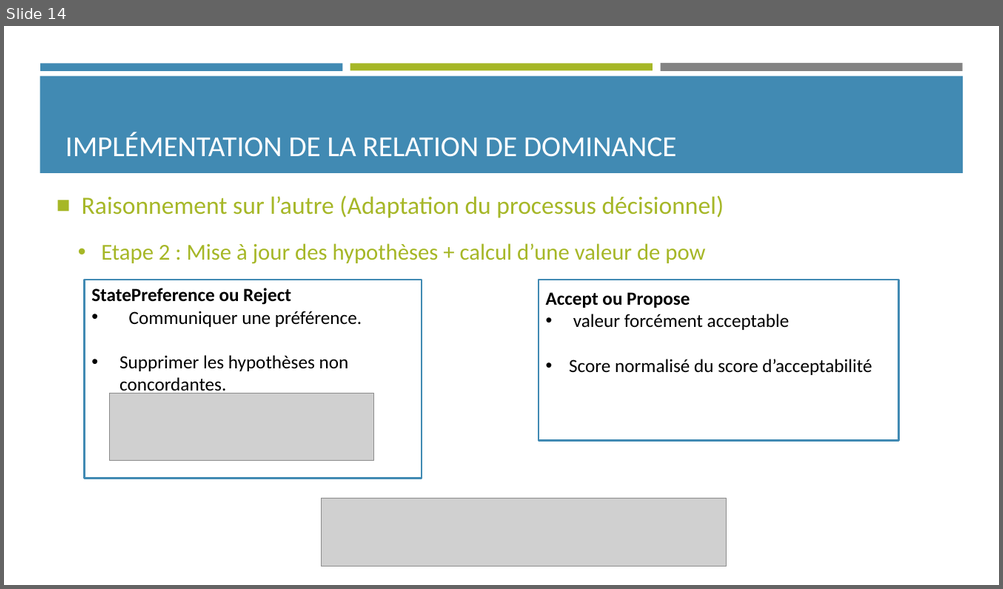
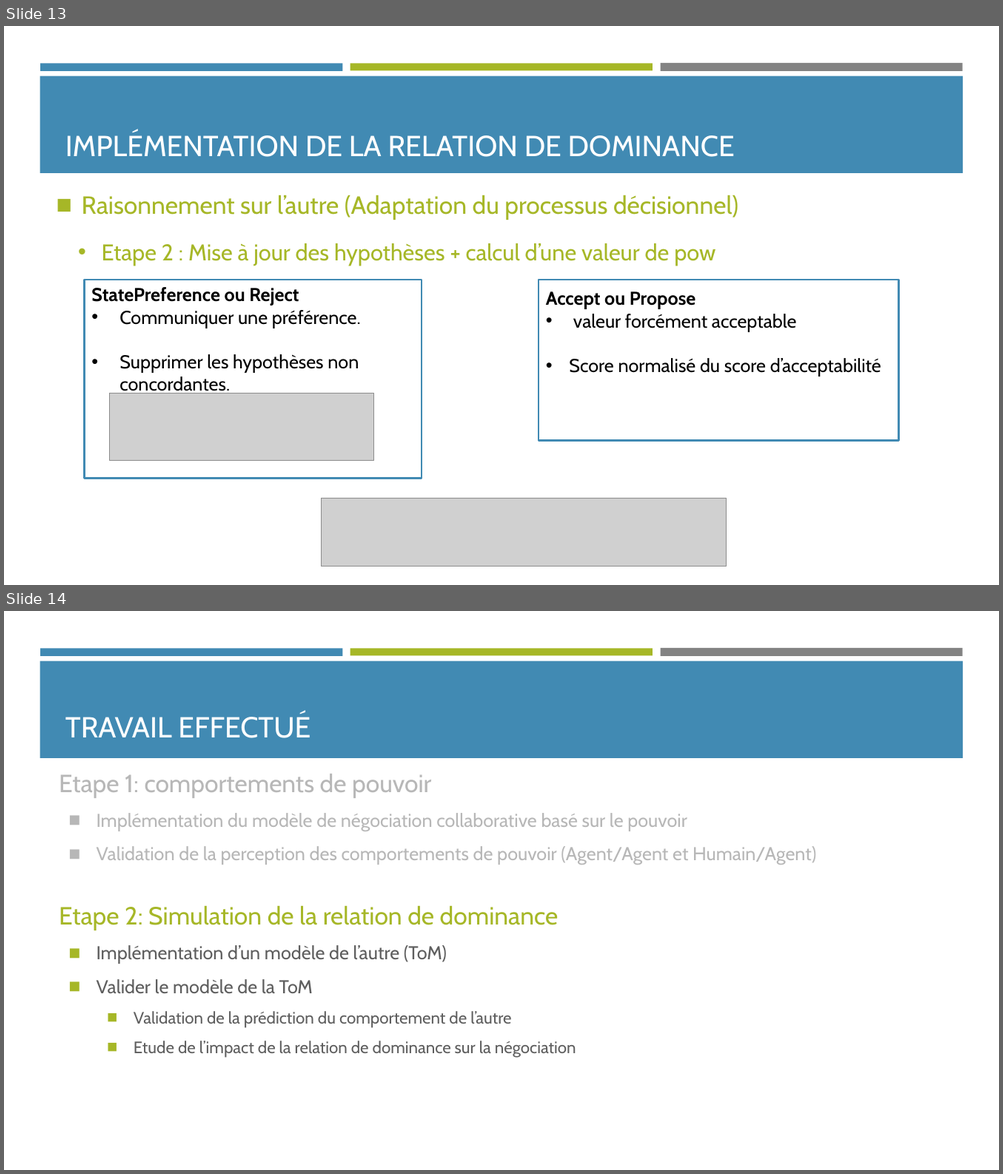
Before and after one commit to Olydia/Discolog, a slide deck: papers/Presentations/Seminaire_CPU/seminaire_13_12.pptx. Shown one above the other, each under a label of ours: slide 14 before the commit, slides 13 and 14 after it. The pictures are 1003x589 and 1003x1174 pixels, drawn with LibreOffice and Linux fonts; fonts in the diff are those of the drawing; grey boxes stand for pictures. Boxes give left, top, right and bottom in pixels: in the first picture for what was removed or moved away, otherwise in the second. Text is boxed around its words. In the diff, an @@ line names an element or a change of style, - is before the commit and + after.

```diff
--- a/papers/Presentations/Seminaire_CPU/seminaire_13_12.pptx
+++ b/papers/Presentations/Seminaire_CPU/seminaire_13_12.pptx
@@ slide 14 added at <box>4,611,999,1170</box>, background #FFFFFF; not listed: 4 template elements that a slide beside it also shows @@
@@ title added at <box>65,712,310,738</box>, 28 pt, text #FFFFFF @@
+TRAVAIL EFFECTUÉ
@@ text added at <box>59,774,816,1058</box>, 18 pt, text #B7B7B7 @@
+Etape 1: comportements de pouvoir
+◼ Implémentation du modèle de négociation collaborative basé sur le pouvoir
+◼ Validation de la perception des comportements de pouvoir (Agent/Agent et Humain/Agent)
+Etape 2: Simulation de la relation de dominance
+◼ Implémentation d’un modèle de l’autre (ToM)
+◼ Valider le modèle de la ToM
+  ◼ Validation de la prédiction du comportement de l’autre
+  ◼ Etude de l’impact de la relation de dominance sur la négociation
@@ what was slide 14 is now slide 13 @@
@@ slide 13 changed as well @@
@@ title "IMPLÉMENTATION DE LA RELATION DE ..." at <box>65,131,734,157</box>: font Calibri to Cabin; indent changed @@
@@ text "Raisonnement sur l’autre (Adaptation du ..." at <box>82,195,738,220</box>: font Calibri to Cabin; bullet ■ to ◼; less space between paragraphs @@
@@ font Calibri to Cabin in 3 elements at <box>102,244,715,265</box>, <box>91,287,361,396</box>, <box>546,292,881,377</box> @@
```
Also in this commit, not shown: 16 other slides changed, 1 slide removed, 4 other files.
